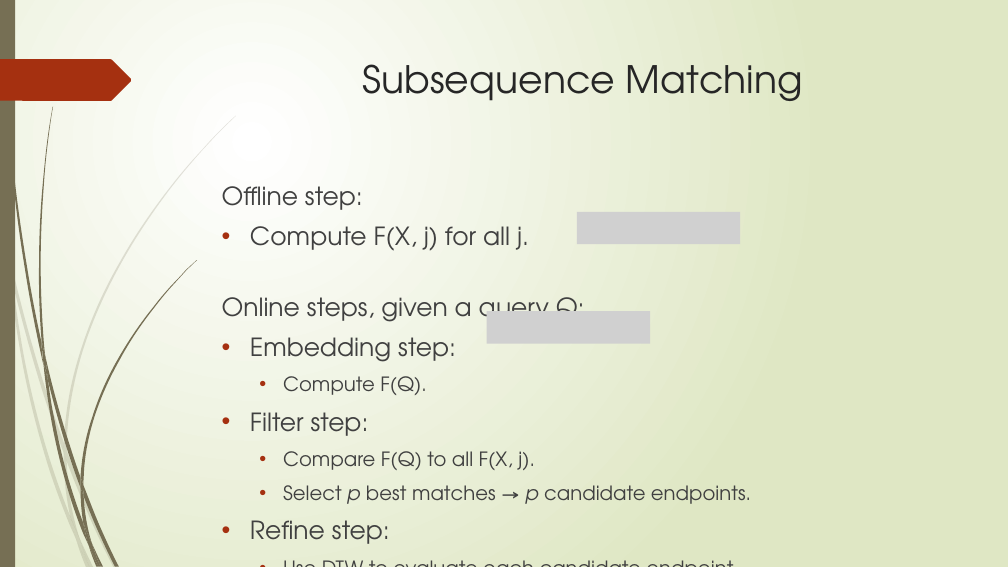
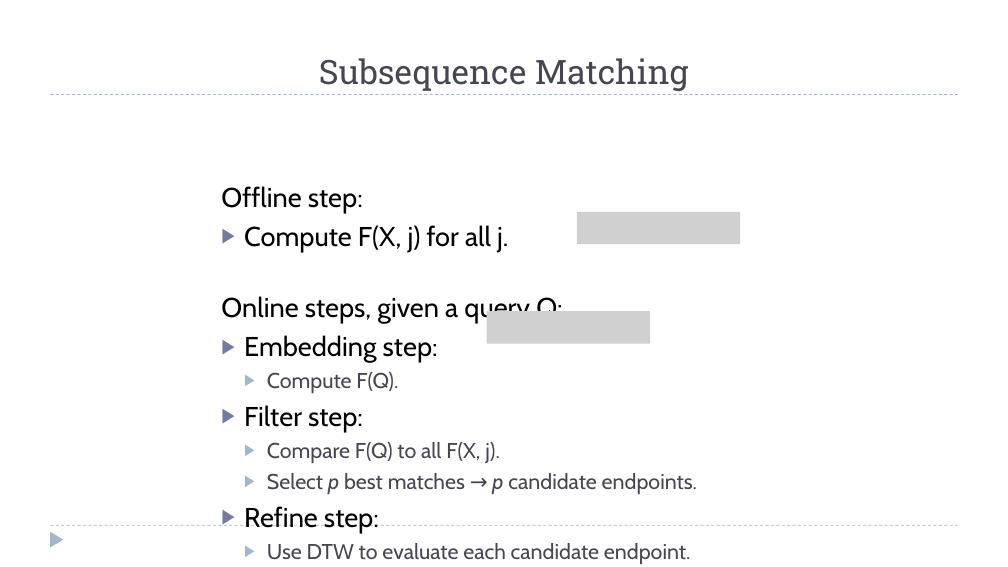
Before and after one commit to zixiaojindao/time-series-survey, a slide deck: slide 30 of slide/tsdm.pptx. Drawn at 1008x567 pixels with LibreOffice and Linux fonts; fonts in the diff are those of the drawing; grey boxes stand for pictures. Boxes give left, top, right and bottom in pixels: in the first picture for what was removed or moved away, otherwise in the second. Text is boxed around its words. In the diff, an @@ line names an element or a change of style, - is before the commit and + after.

```diff
--- a/slide/tsdm.pptx
+++ b/slide/tsdm.pptx
@@ background gradient #FFFFFF to #DFE8C4 to #FFFFFF @@
@@ rectangle removed at bbox=[0, 0, 15, 567] @@
@@ title "Subsequence Matching": place and size @@
-title "Subsequence Matching" at bbox=[363, 64, 803, 101]
+title "Subsequence Matching" at bbox=[319, 58, 689, 91]
@@ title "Subsequence Matching" at bbox=[319, 58, 689, 91]: size 36 to 32 pt, font TeX Gyre Adventor to Roboto Slab, text colour #262626 to #464653; vertical alignment top to bottom @@
@@ freeform shape removed at bbox=[0, 59, 132, 101] @@
@@ line added from (51, 95) to (958, 95), #9FB8CD 0.75 pt dashed @@
@@ text "Offline step:" at bbox=[221, 186, 697, 564]: size 23.8 to 25.9 pt, text colour #404040 to #000000 in "Offline step:", "Compute F(X, j) for all j.", "Online steps, given a query Q:", "Embedding step:" and 2 more places; font TeX Gyre Adventor to Cabin; size 18.7 to 20.4 pt, text colour #404040 to #464653 in "Compute F(Q).", "Compare F(Q) to all F(X, j).", "Select p best matches → p candidate ...", "Use DTW to evaluate each candidate endpoint."; indent changed; less space between paragraphs; bullet • to ▶; bullet colour #A53010 to #727CA3; bullet colour #A53010 to #9FB8CD @@
@@ triangle added at bbox=[50, 532, 64, 548], fill #9FB8CD @@
@@ line added from (51, 526) to (958, 526), #9FB8CD 0.75 pt dashed @@
@@ group removed at bbox=[0, 116, 236, 567]: 10 freeform shapes @@
@@ group removed at bbox=[2, 0, 197, 567]: 12 freeform shapes @@
```
Also in this commit, not shown: 42 other slides changed, 7 slides added, 13 slides removed, 4 other files.
